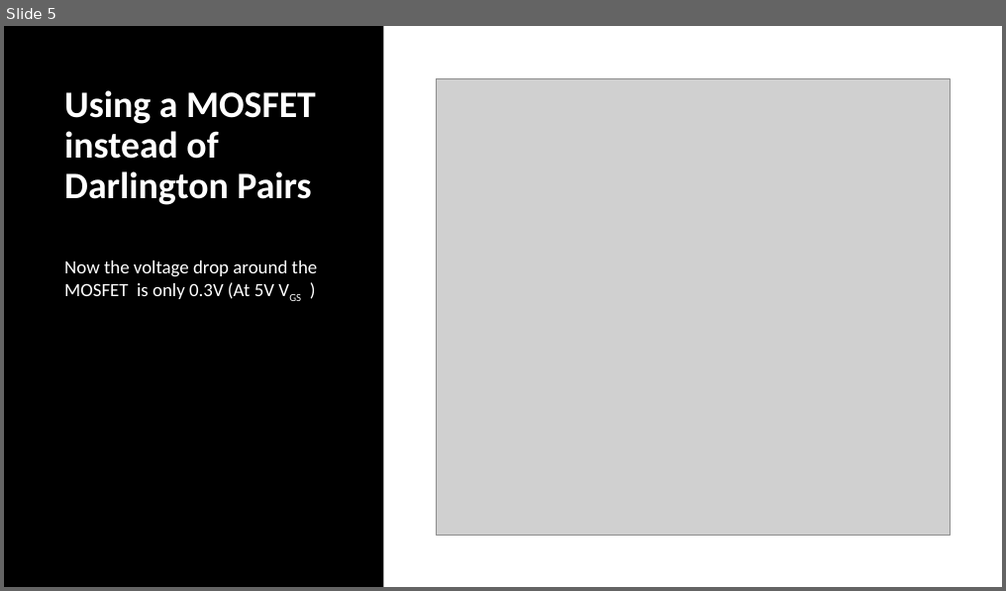
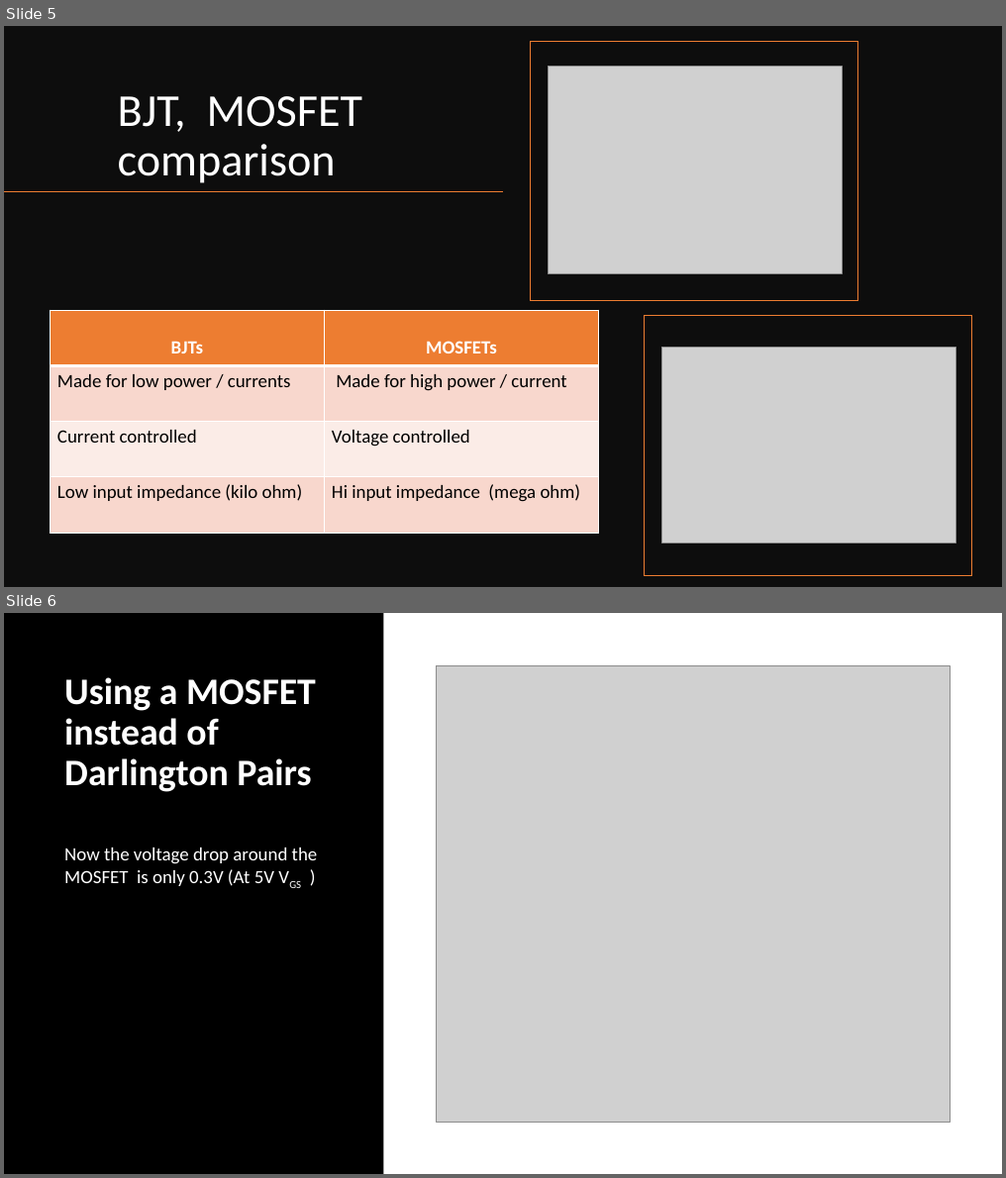
Before and after one commit to Team-Sagittarius-ENTC/Linear-Power-Supply, a slide deck: assignments_material/LPS-progress-review-december_2021.pptx. Shown one above the other, each under a label of ours: slide 5 before the commit, slides 5 and 6 after it. The pictures are 1006x591 and 1006x1178 pixels, drawn with LibreOffice and Linux fonts; fonts in the diff are those of the drawing; grey boxes stand for pictures. Boxes give left, top, right and bottom in pixels: in the first picture for what was removed or moved away, otherwise in the second. Text is boxed around its words. In the diff, an @@ line names an element or a change of style, - is before the commit and + after.

```diff
--- a/assignments_material/LPS-progress-review-december_2021.pptx
+++ b/assignments_material/LPS-progress-review-december_2021.pptx
@@ slide 5 added at (4,26,1002,587), background #FFFFFF @@
@@ rectangle added at (4,26,1002,587), fill #0D0D0D @@
@@ rectangle added at (531,41,857,301), outline #ED7D31 1 pt @@
@@ picture added at (548,67,842,274) @@
@@ title added at (118,96,363,183), 44 pt, text #FFFFFF @@
+BJT, MOSFET comparison
@@ line added from (503, 192) to (4, 192), #ED7D31 1 pt @@
@@ table added at (50,310,598,534), 4 rows, 2 columns @@
+BJTs | MOSFETs
+Made for low power / currents | Made for high power / current
+Current controlled | Voltage controlled
+Low input impedance (kilo ohm) | Hi input impedance (mega ohm)
@@ rectangle added at (645,316,972,575), outline #ED7D31 1 pt @@
@@ picture added at (662,347,955,544) @@
@@ what was slide 5 is now slide 6 @@
```
Also in this commit, not shown: 3 other slides added, 4 other files.
